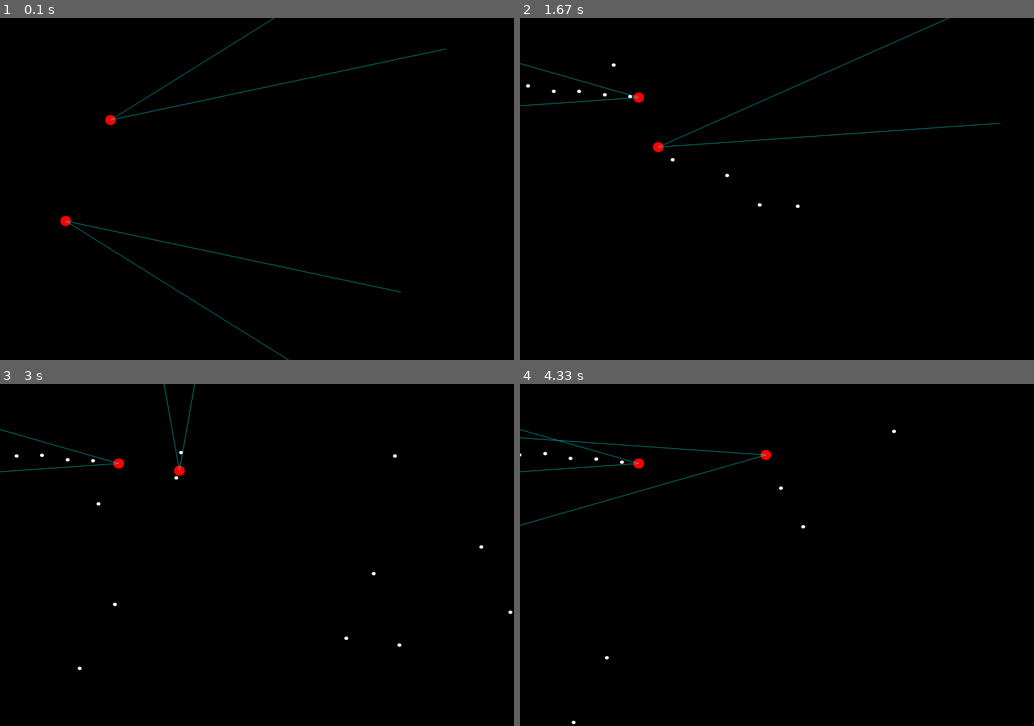
Above: before the commit, frames 1-4 (two rows, left to right).
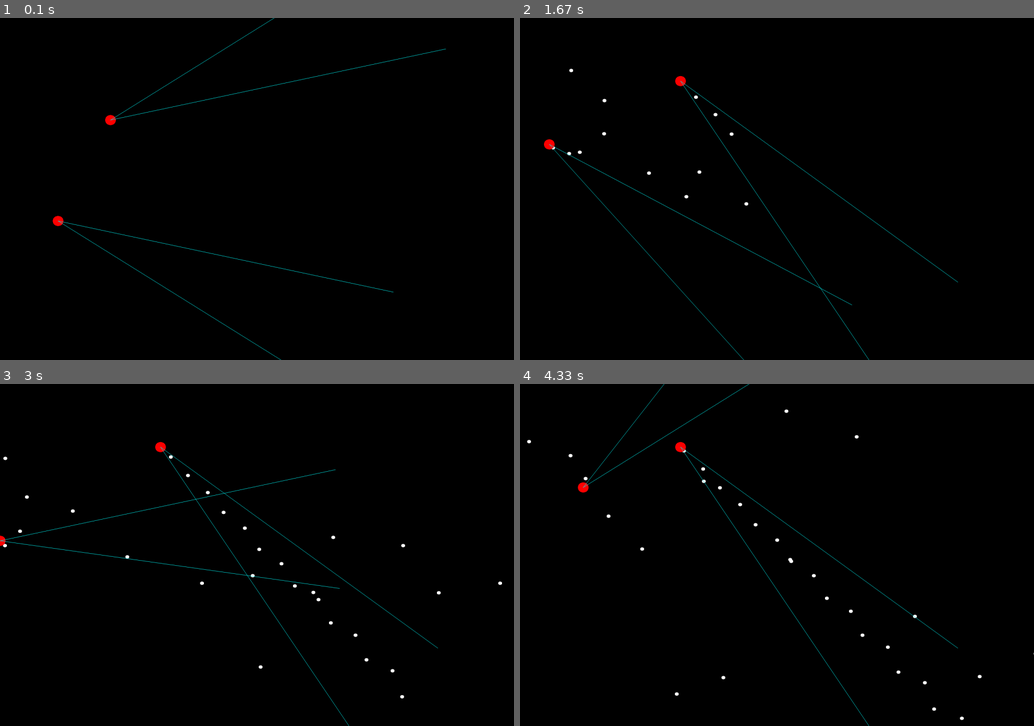
Above: after the commit, the same moments.

Repository: sattfatt/Simple-AI
Game: pygame game, started from pygame1/test.py
Same seed, same stepped clock (60 frames per second), same inputs: the game is played once before the commit and once after it.
Inputs (mouse positions are in pixels of both pictures, inside the frame that each line leads up to):
- Up to frame 1 (0.1 s): no input
- Up to frame 2 (1.67 s): tap Space at 0.33, 0.73, 1.03, 1.23, 1.57 s; hold D 0.67-1.13 s; move the mouse to (756, 202) at 0.7 s; hold W 1.17-1.47 s; move the mouse to (941, 178) at 1.2 s; hold D from 1.5 s (still down); move the mouse to (777, 209) at 1.53 s
- Up to frame 3 (3 s): tap Space at 1.87, 2.07, 2.37, 2.63, 2.97 s; release D at 1.97 s; hold A 2-2.53 s; move the mouse to (133, 558) at 2.03 s; hold S 2.57-2.87 s; move the mouse to (97, 503) at 2.6 s; hold A from 2.9 s (still down); move the mouse to (97, 637) at 2.93 s
- Up to frame 4 (4.33 s): tap Space at 3.27, 3.4, 3.8, 4.1 s; release A at 3.3 s; hold W 3.33-3.7 s; move the mouse to (854, 435) at 3.37 s; hold D from 3.73 s (still down); move the mouse to (967, 674) at 3.77 s

The runs differ from the first frame. In frame 1, 0.7% of the frame differs, in the area x 10-78%, y 57-100%; in frame 2, 1.4%, in the area x 0-94%, y 0-100%; in frame 3, 1.4%; in frame 4, 1.3%.

Commit message:
minor changes

Diff:
--- a/pygame1/test.py
+++ b/pygame1/test.py
@@ -5,24 +5,8 @@
 import math
 
 # main
-PROJECTILEINTERVAL = 15
-
-MAXNEURONSPERLAYER = 100
-
-MAXDISPX = 1500  # 1024
-MAXDISPY = 1000  # 768
-
-MINRANDPARM = -10000
-MAXRANDPARM = 10000
-
 pygame.init()
-
-DISPLAYSURF = pygame.display.set_mode((MAXDISPX, MAXDISPY), 0, 32)
-
-DISPLAYRECT = pygame.Rect(0, 0, MAXDISPX, MAXDISPY)
-
 pygame.display.set_caption('Animation')
-
 FPS = 120
 fpsClock = pygame.time.Clock()
 
@@ -34,10 +18,22 @@
 MOVERIGHT = 100
 MOVEUP = 119
 MOVEDOWN = 115
+
+# ------------- #
+#    params     #
+# ------------- #
+
 MAXHEALTH = 100
 MOVESPEED = 1
 PROJVEL = 5
 MAXSPINRATE = 2
+PROJECTILEINTERVAL = 15
+MAXNEURONSPERLAYER = 10
+MAXDISPX = 1500  # 1024
+MAXDISPY = 1000  # 768
+MINRANDPARM = -10000
+MAXRANDPARM = 10000
+
 # ------------- #
 #     colors    #
 # ------------- #
@@ -53,9 +49,12 @@
 #    surface    #
 # ------------- #
 
+
+DISPLAYSURF = pygame.display.set_mode((MAXDISPX, MAXDISPY), 0, 32)
+
+DISPLAYRECT = pygame.Rect(0, 0, MAXDISPX, MAXDISPY)
+
 DISPLAYSURF.fill(BLACK)
-
-
 # ------------- #
 #   Classes     #
 # ------------- #
@@ -219,6 +218,8 @@
         self.w3 = np.array(np.random.randint(MINRANDPARM, MAXRANDPARM, (5, MAXNEURONSPERLAYER)))
         self.b3 = np.array(np.random.randint(MINRANDPARM, MAXRANDPARM, (5,)))
 
+        self.score = 0
+
     def out(self, input):
         # output
         # -              -
@@ -300,6 +301,7 @@
 
     return baby
 
+
 # ------------- #
 #      main     #
 # ------------- #
@@ -313,10 +315,8 @@
 bob = Entity((np.random.randint(1, MAXDISPX - 1), np.random.randint(1, MAXDISPY - 1)), 0, 15, RED, DISPLAYSURF, 'bob')
 joe = Entity((np.random.randint(1, MAXDISPX - 1), np.random.randint(1, MAXDISPY - 1)), 0, 15, RED, DISPLAYSURF, 'joe')
 
-
-#start with the first of 10 nets
+# start with the first of 10 nets
 nets = [NNlist1[0], NNlist2[0]]
-
 
 projectiles = []
 
